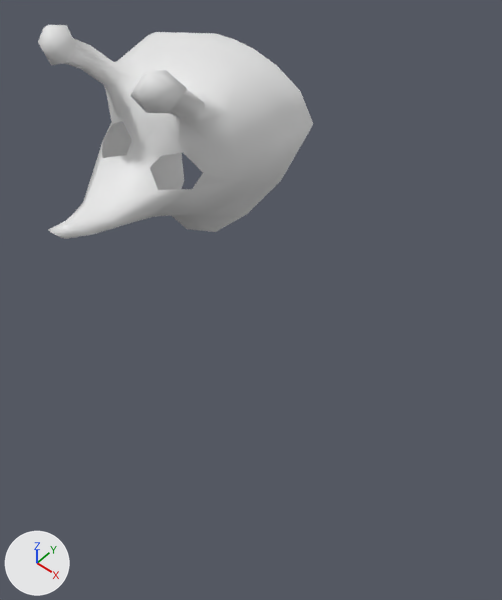
Two versions of the Blender file 3d Models/Bug.blend, one commit apart.
Both versions are drawn from a 50 mm lens placed at (9.12, -6.01, 8.38), pointed at (0.5, 4.0, -5.2). The axes (+X, +Y, +Z) are drawn at lower left. The lights are the same throughout.

The older version as bpy lines, for what is in view:
```python
me_plane = bpy.data.meshes.new('Plane')
me_plane.from_pydata(...)  # 87 vertices, 72 faces; spans x 0.0..2.12, y -1.01..4.11, z -1.92..3.05
me_plane.polygons.foreach_set('use_smooth', [True] * 72)
# before: 0 (0.13, -0.98, 0.11) at pixel (56, 235), 2 (0.0, -1.01, 0.13) at pixel (50, 232), 15 (0.14, -0.8, -0.08) at pixel (66, 238), 26 (0.0, -0.81, -0.13) at pixel (62, 238)
ob_plane = bpy.data.objects.new('Plane', me_plane)
ob_plane.location = (0.0, 0.0, 0.0)
_m = ob_plane.modifiers.new('Mirror', 'MIRROR')
_m.use_clip = True
```
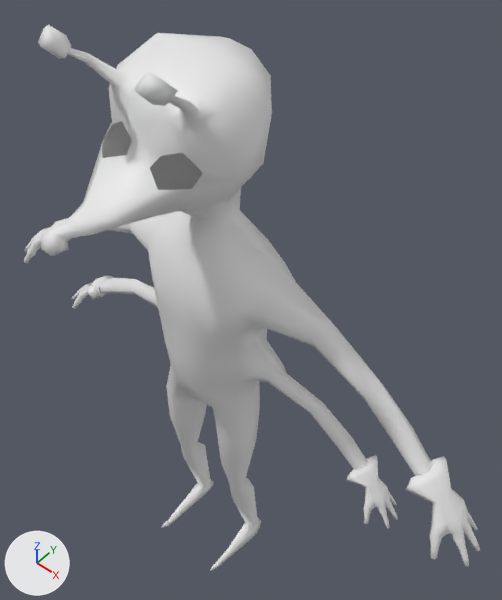
Boxes (x1, y1, x2, y2) around the edits, measured in the pictures (502 x 600 px):
'Plane', reshaped (66% wider, 154% taller)
    before: (38, 25, 313, 239)
    after: (24, 25, 480, 571)
part 1 of me_plane, added
    after: (24, 218, 480, 566)
part 2 of me_plane, added
    after: (72, 276, 398, 529)
part 3 of me_plane, built on
    after: (41, 230, 69, 256)
part 4 of me_plane, built on
    before: (41, 25, 313, 232)
    after: (42, 25, 432, 571)

The change, as a diff of the scene's bpy script:
```diff
--- a/3d Models/Bug.blend.py
+++ b/3d Models/Bug.blend.py
@@ me_plane @@
 # used by ob_plane; location = (0.0, 0.0, 0.0)
 # verts and faces of me_plane; kept vertices keep their numbers, new ones are numbered from 87
-me_plane.from_pydata(...)  # 87 vertices, 72 faces; spans x 0.0..2.12, y -1.01..4.11, z -1.92..3.05
+me_plane.from_pydata(...)  # 649 vertices, 625 faces; spans x 0.0..8.5, y -1.24..4.47, z -16.32..3.05
+# me_plane part 1: a new loose piece of 187 vertices spanning x 6.5..8.5, y 2.0..3.77, z -7.7..-5.95
+# me_plane part 2: a new loose piece of 187 vertices spanning x 4.96..6.41, y 2.26..3.62, z -8.74..-7.44
+# me_plane part 3
+delete_faces([(0, 15, 26, 2)])
+verts[271] = (0.0, -1.15, 0.02)  # pixel (46, 240)
+verts[272] = (0.24, -1.08, -0.02)  # pixel (57, 246)
+verts[273] = (0.22, -0.87, -0.24)  # pixel (68, 248)
+verts[274] = (0.0, -0.91, -0.31)
+verts[275] = (0.0, -1.24, -0.16)  # pixel (44, 250)
+verts[276] = (0.14, -1.22, -0.21)  # pixel (50, 255)
+verts[277] = (0.14, -1.13, -0.27)  # pixel (54, 255)
+verts[278] = (0.0, -1.14, -0.29)  # pixel (49, 253)
+faces += [(15, 26, 274, 273), (271, 272, 276, 275), (0, 15, 273, 272), (0, 272, 271, 2), (275, 276, 277, 278), (272, 273, 277, 276)]
+faces += [(273, 274, 278, 277)]
+# me_plane part 4
+# 4 vertices are removed from x 0.0..1.7, y 2.34..4.11, z -1.92..1.75
+# 7 faces are deleted
+# 49 vertices move from x 0.0..2.12, y 0.54..4.1, z -1.82..2.92 to x 0.0..1.89, y 0.69..4.1, z -1.82..2.76
+# 184 vertices are added at x 0.0..6.95, y 0.89..4.47, z -16.32..1.54
+# 178 new faces join them
```
